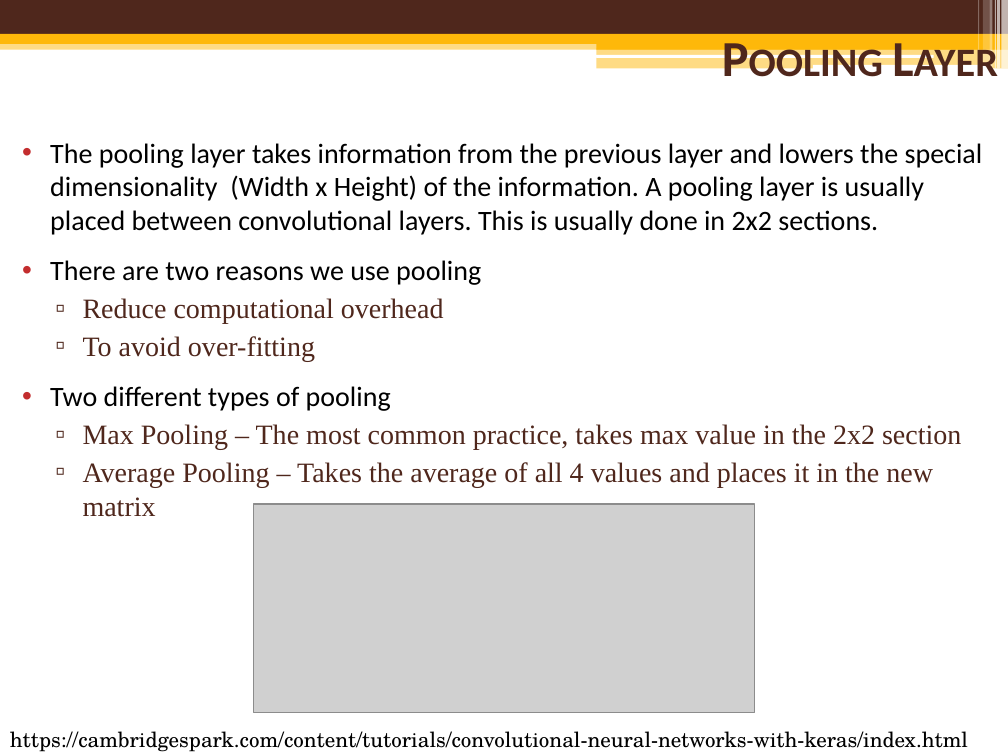
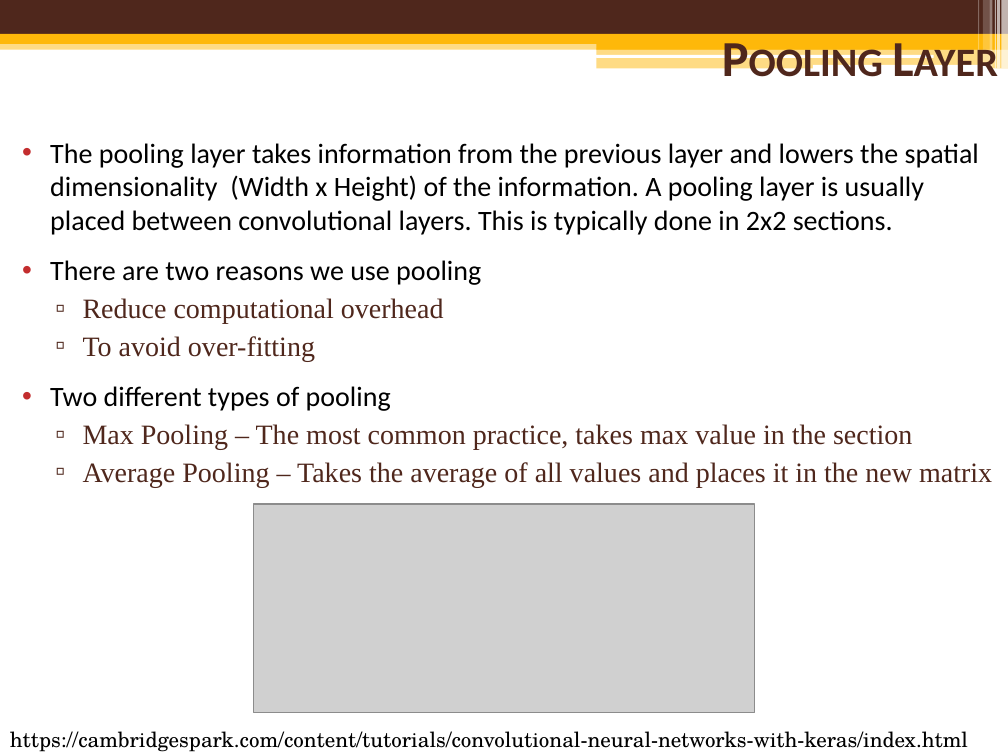
Before and after one commit to mcguires5/MachineLearning1, a slide deck: slide 12 of ConvolutionNeuralNetwork.pptx. Drawn at 1008x756 pixels with LibreOffice and Linux fonts; fonts in the diff are those of the drawing; grey boxes stand for pictures; background and template pictures are left out. Boxes give left, top, right and bottom in pixels: in the first picture for what was removed or moved away, otherwise in the second. Text is boxed around its words. In the diff, an @@ line names an element or a change of style, - is before the commit and + after.

Commit message:
Finished adding slides to CNN PPT

```diff
--- a/ConvolutionNeuralNetwork.pptx
+++ b/ConvolutionNeuralNetwork.pptx
@@ text at [50,143,979,235]: text changed @@
-• The pooling layer takes information from the previous layer and lowers the special dimensionality (Width x Height) of the information. A pooling layer is usually placed between convolutional layers. This is usually done in 2x2 sections.
+• The pooling layer takes information from the previous layer and lowers the spatial dimensionality (Width x Height) of the information. A pooling layer is usually placed between convolutional layers. This is typically done in 2x2 sections.
@@ text at [83,424,992,488]: text changed @@
-  ▫ Max Pooling – The most common practice, takes max value in the 2x2 section
-  ▫ Average Pooling – Takes the average of all 4 values and places it in the new matrix
+  ▫ Max Pooling – The most common practice, takes max value in the section
+  ▫ Average Pooling – Takes the average of all values and places it in the new matrix
```
Also in this commit, not shown: 7 other slides changed, 3 slides added, 4 slides removed.
